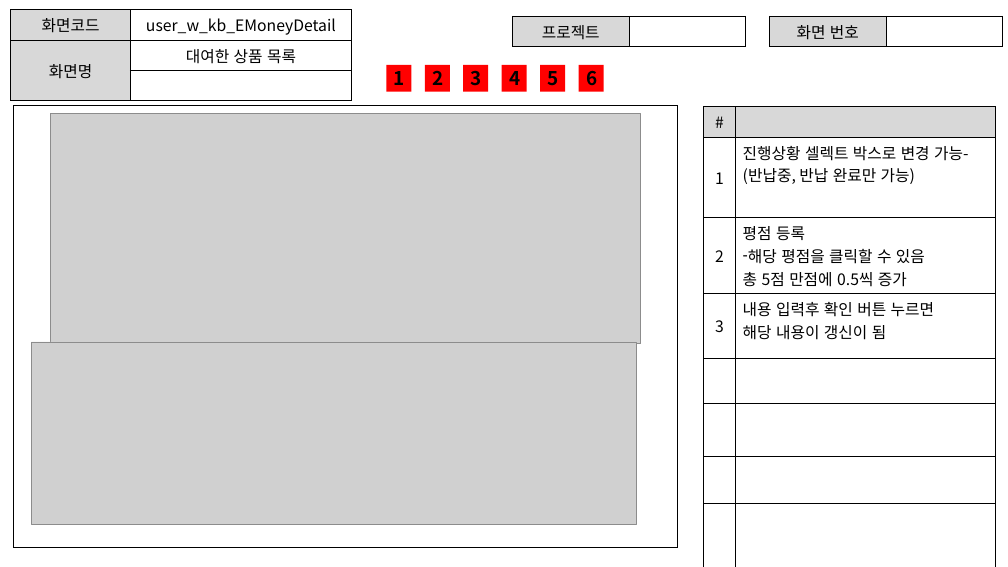
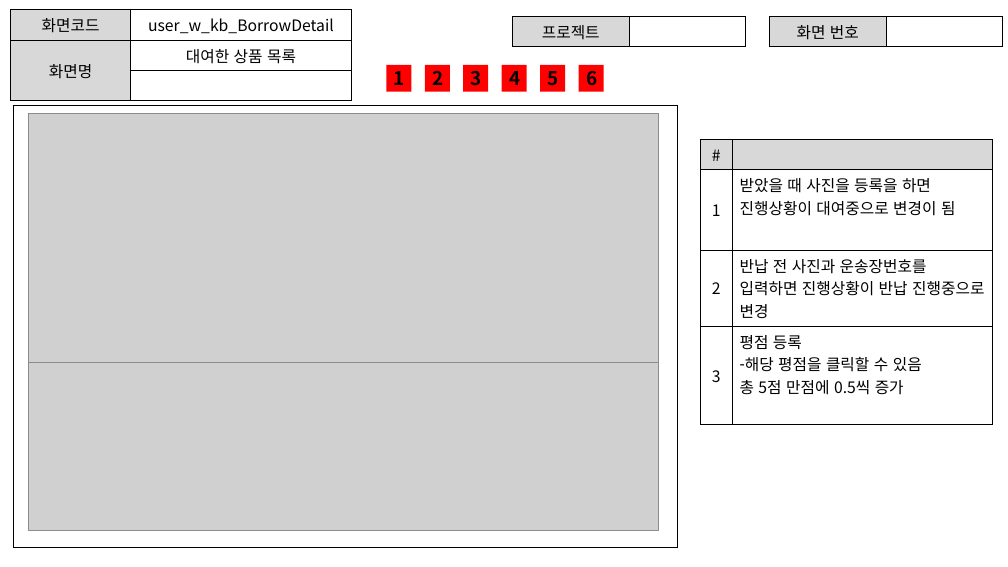
Before and after one commit to ezenteam2/RentalEquip, a slide deck: slide 8 of 0 발표용 파워포인트/0306 1차발표/0306 project04 - 파워포인트 - 기범.pptx (slide 10 before the commit). Drawn at 1008x567 pixels with LibreOffice and Linux fonts; fonts in the diff are those of the drawing; grey boxes stand for pictures. Boxes give left, top, right and bottom in pixels: in the first picture for what was removed or moved away, otherwise in the second. Text is boxed around its words. In the diff, an @@ line names an element or a change of style, - is before the commit and + after.

```diff
--- a/0 발표용 파워포인트/0306 1차발표/0306 project04 - 파워포인트 - 기범.pptx
+++ b/0 발표용 파워포인트/0306 1차발표/0306 project04 - 파워포인트 - 기범.pptx
@@ table at [11,10,352,89] @@
-row 1, column 2: user_w_kb_EMoneyDetail
+row 1, column 2: user_w_kb_BorrowDetail
@@ picture: place and size @@
-picture at [51,113,641,344]
+picture at [29,113,659,363]
@@ table at [700,139,992,399] @@
-row 2: 1 | 진행상황 셀렉트 박스로 변경 가능- (반납중, 반납 완료만 가능)
-row 3: 2 | 평점 등록 / 해당 평점을 클릭할 수 있음 / 총 5점 만점에 0.5씩 증가
-row 4: 3 | 내용 입력후 확인 버튼 누르면 / 해당 내용이 갱신이 됨
-row 5:  | 
-row 6:  | 
-row 7:  | 
-row 8:  | 
+row 2: 1 | 받았을 때 사진을 등록을 하면 진행상황이 대여중으로 변경이 됨
+row 3: 2 | 반납 전 사진과 운송장번호를 입력하면 진행상황이 반납 진행중으로 변경
+row 4: 3 | 평점 등록 / 해당 평점을 클릭할 수 있음 / 총 5점 만점에 0.5씩 증가
@@ table: place and size @@
-table at [704,107,996,565]
+table at [700,139,992,399]
@@ picture: place and size @@
-picture at [31,342,637,524]
+picture at [29,362,659,531]
```
Also in this commit, not shown: 3 other slides changed, 2 slides removed.
